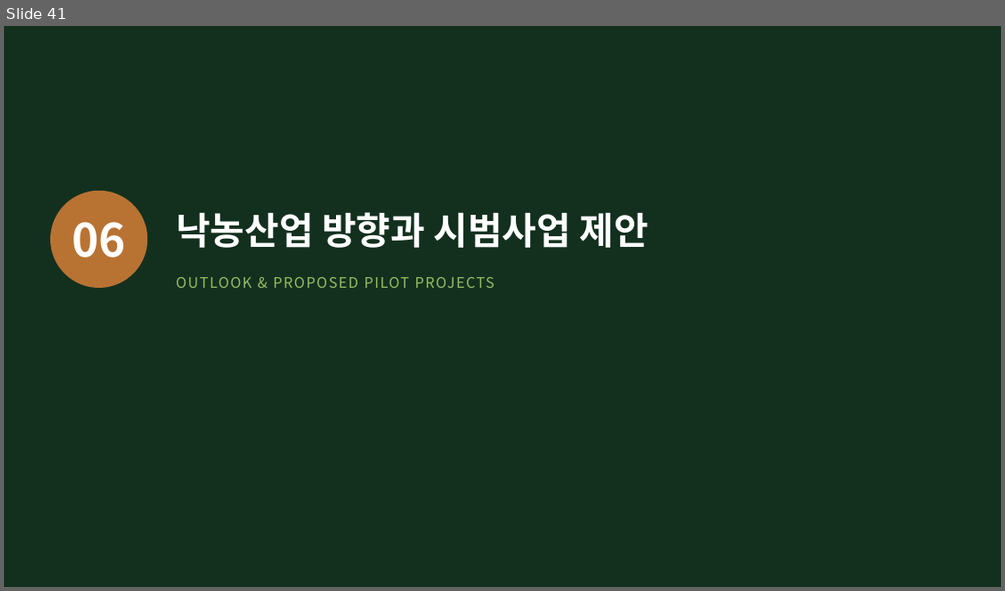
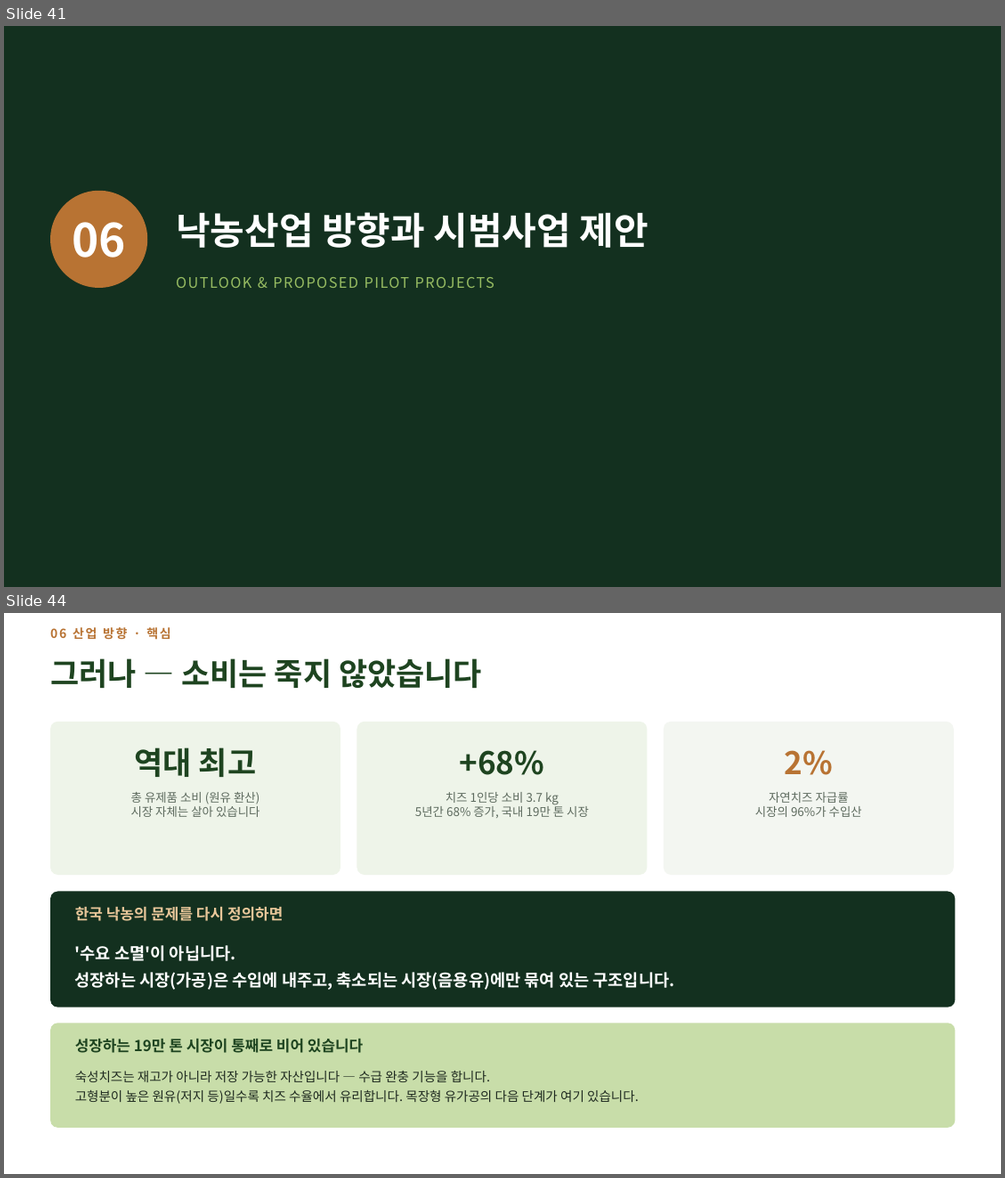
Before and after one commit to hhj3150/Dr-Ha--agent, a slide deck: deliverables/2026-08-10-nias-seminar/저지종_유가공목장_운영_현장사례.pptx. Shown one above the other, each under a label of ours: slide 41 before the commit, slides 41 and 44 after it; the slides between them are not shown. The pictures are 1005x591 and 1005x1178 pixels, drawn with LibreOffice and Linux fonts; fonts in the diff are those of the drawing. Boxes give left, top, right and bottom in pixels: in the first picture for what was removed or moved away, otherwise in the second. Text is boxed around its words. In the diff, an @@ line names an element or a change of style, - is before the commit and + after.

```diff
--- a/deliverables/2026-08-10-nias-seminar/저지종_유가공목장_운영_현장사례.pptx
+++ b/deliverables/2026-08-10-nias-seminar/저지종_유가공목장_운영_현장사례.pptx
@@ slide 44 added at [4, 613, 1001, 1174], background #FFFFFF @@
@@ text added at [50, 627, 170, 640], 12 pt, text #B87333, bold @@
+06 산업 방향 · 핵심
@@ text added at [50, 658, 482, 688], 30 pt, text #1E4420, bold @@
+그러나 — 소비는 죽지 않았습니다
@@ rounded rectangle added at [50, 722, 340, 875], fill #EEF4E9 @@
@@ rounded rectangle added at [357, 722, 647, 875], fill #EEF4E9 @@
@@ rounded rectangle added at [663, 722, 954, 875], fill #F3F6F1 @@
@@ text added at [135, 747, 256, 777], 30 pt, text #1E4420, bold @@
+역대 최고
@@ text added at [460, 750, 545, 775], 30 pt, text #1E4420, bold @@
++68%
@@ text added at [785, 750, 833, 775], 30 pt, text #B87333, bold @@
+2%
@@ text added at [131, 792, 259, 817], 11.5 pt, text #5E6B5F @@
+총 유제품 소비 (원유 환산)
+시장 자체는 살아 있습니다
@@ text added at [415, 792, 589, 818], 11.5 pt, text #5E6B5F @@
+치즈 1인당 소비 3.7 kg
+5년간 68% 증가, 국내 19만 톤 시장
@@ text added at [755, 792, 862, 817], 11.5 pt, text #5E6B5F @@
+자연치즈 자급률
+시장의 96%가 수입산
@@ rounded rectangle added at [50, 892, 955, 1007], fill #13301F @@
@@ text added at [75, 906, 283, 921], 14.5 pt, text #E9C79A, bold @@
+한국 낙농의 문제를 다시 정의하면
@@ text added at [75, 945, 675, 989], 16 pt, text #FFFFFF, bold @@
+'수요 소멸'이 아닙니다.
+성장하는 시장(가공)은 수입에 내주고, 축소되는 시장(음용유)에만 묶여 있는 구조입니다.
@@ rounded rectangle added at [50, 1022, 955, 1127], fill #C8DDA9 @@
@@ text added at [75, 1038, 363, 1053], 14.5 pt, text #1E4420, bold @@
+성장하는 19만 톤 시장이 통째로 비어 있습니다
@@ text added at [75, 1070, 639, 1103], 12.5 pt, text #1F2A20 @@
+숙성치즈는 재고가 아니라 저장 가능한 자산입니다 — 수급 완충 기능을 합니다.
+고형분이 높은 원유(저지 등)일수록 치즈 수율에서 유리합니다. 목장형 유가공의 다음 단계가 여기 있습니다.
```
Also in this commit, not shown: 4 slides changed, 3 other slides added, 2 slides removed, 5 other files.
